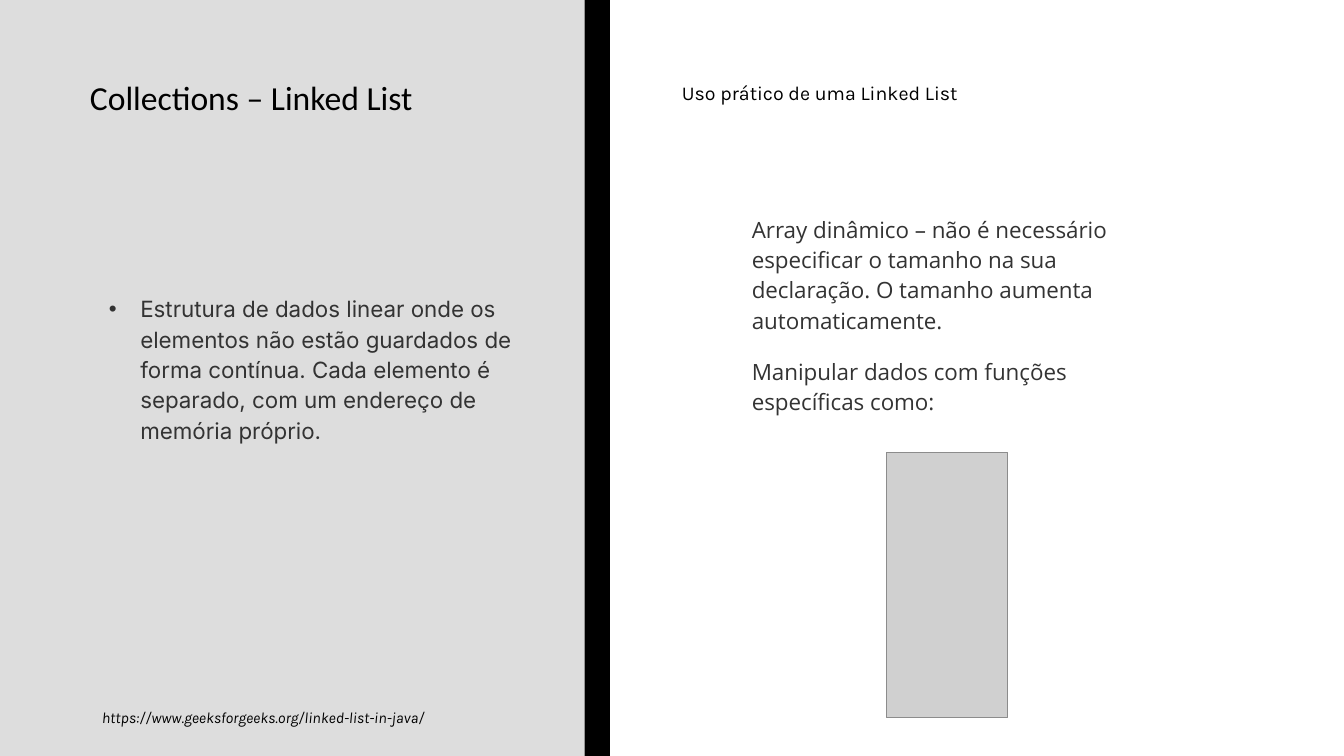
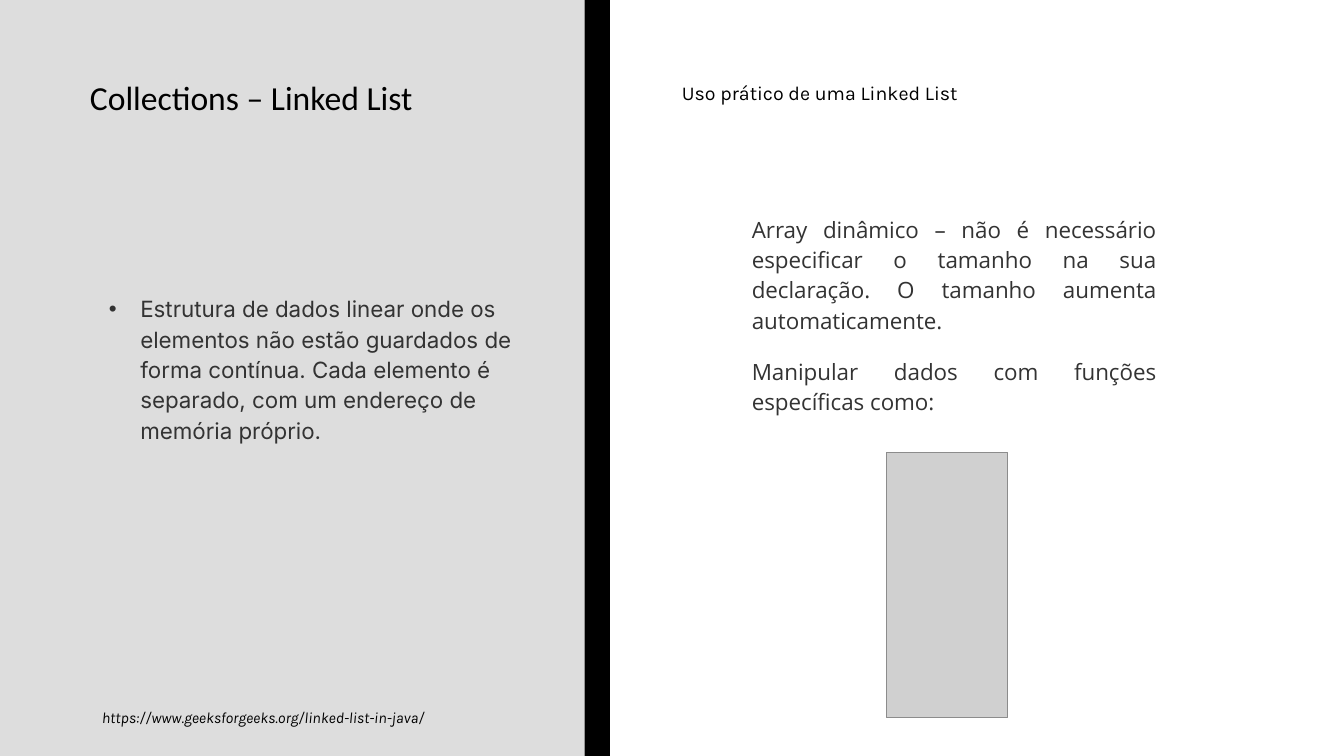
Before and after one commit to wlgomes/upskill-nov22, a slide deck: slide 9 of UPSKILL - AutoestudoS1_valentimgomes.pptx. Drawn at 1344x756 pixels with LibreOffice and Linux fonts; fonts in the diff are those of the drawing; grey boxes stand for pictures. Boxes give left, top, right and bottom in pixels: in the first picture for what was removed or moved away, otherwise in the second. Text is boxed around its words. In the diff, an @@ line names an element or a change of style, - is before the commit and + after.

```diff
--- a/UPSKILL - AutoestudoS1_valentimgomes.pptx
+++ b/UPSKILL - AutoestudoS1_valentimgomes.pptx
@@ text "Array dinâmico – não é ..." at <box>752,221,1156,386</box>: alignment left to justified @@
```
Also in this commit, not shown: 4 other slides changed, 1 slide added, 3 other files.
